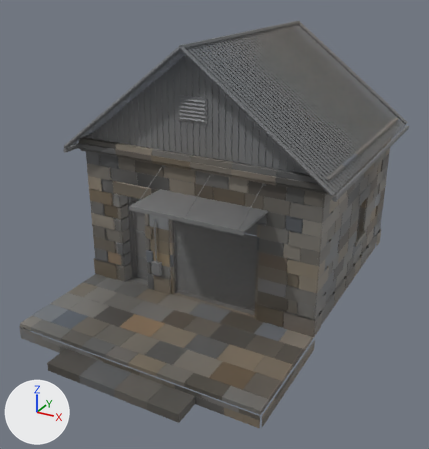
Before and after pictures for a commit that changed the glTF model unity/AthenHill/Assets/AthenHill/Art/WardShops/Models/FieldSupply_LOD1.glb.
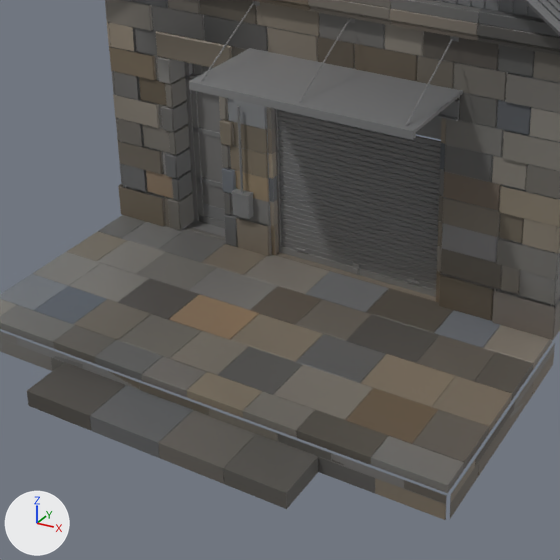
Each version is shown whole from a 50 mm lens placed at (8.27, -13.84, 10.15), pointed at (0.13, 0.95, 2.76), then close up on the part from 8% to 74% of the width and 37% to 100% of the height. Lighting does not change. The marker at lower left points along +X, +Y and +Z. The first two pictures are the older version. Vertices at exactly the same position are counted once.

Names of what the first close-up shows: 'FieldSupply_Masonry_LOD1', 'FieldSupply_Metal_LOD1', 'FieldSupply_Porch_LOD1', 'FieldSupply_Trim_LOD1' and 2 more.
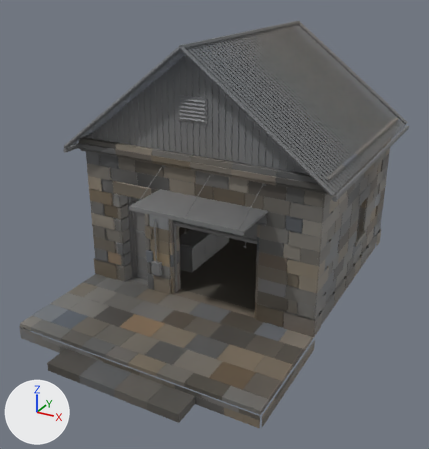
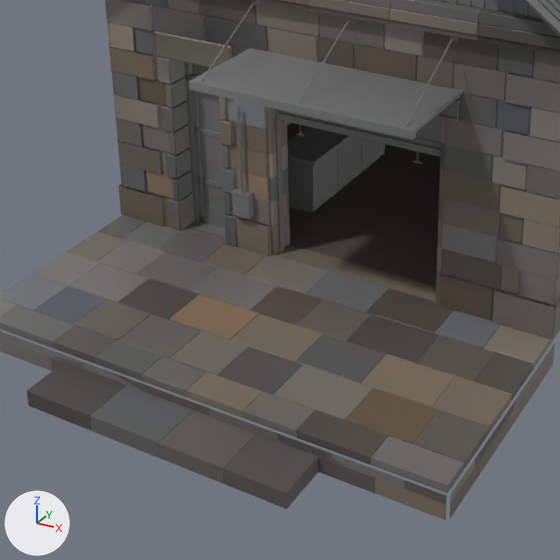
Boxes [x1, y1, x2, y2] around the edits, measured in the close-ups (560 x 560 px; the box of a moved part takes in the faces that stretch with it):
'FieldSupply_Metal_LOD1', reshaped: before [184, 0, 560, 297]; after [184, 0, 560, 272]
'FieldSupply_InteriorFloor_LOD1', added: after [287, 123, 440, 287]
'FieldSupply_InteriorMetal_LOD1', added: after [288, 2, 453, 213]
    faces in mat_ws_paintteal: [288, 137, 383, 207]
    faces in mat_vh_steel: [309, 135, 385, 212]
    faces in mat_vh_dark: [288, 158, 379, 213]
'FieldSupply_InteriorDeck_LOD1', added (mostly hidden): after [287, 0, 560, 165]
    faces in mat_ss_timber: [287, 127, 343, 165]
'FieldSupply_InteriorMasonry_LOD1', added (mostly hidden): after [266, 107, 291, 244]
    faces in mat_vh_ashlar: [266, 107, 290, 244]
part 1 of me_fieldsupply_metal_lod1, moved or reshaped: before [280, 246, 436, 297]; after [276, 112, 441, 157]
part 2 of me_fieldsupply_metal_lod1, deleted: before [277, 109, 441, 289]
part 3 of me_fieldsupply_metal_lod1, deleted: before [353, 263, 359, 275]

Diff of the bpy script that builds the scene:
```diff
--- a/unity/AthenHill/Assets/AthenHill/Art/WardShops/Models/FieldSupply_LOD1.glb.py
+++ b/unity/AthenHill/Assets/AthenHill/Art/WardShops/Models/FieldSupply_LOD1.glb.py
@@ mat_ss_enamel @@
+mat_ss_enamel = bpy.data.materials.new('SS_Enamel')
+# nodes: BsdfPrincipled, Mix, OutputMaterial, VertexColor
+# colours: white #e7e7e7, mixed with the vertex colours
@@ mat_vh_rubber @@
+mat_vh_rubber = bpy.data.materials.new('VH_Rubber')
+# nodes: BsdfPrincipled, Mix, OutputMaterial, VertexColor
+# colours: white #e7e7e7, mixed with the vertex colours
@@ mat_fs_medwhite @@
+mat_fs_medwhite = bpy.data.materials.new('FS_MedWhite')
+# nodes: BsdfPrincipled, Mix, OutputMaterial, VertexColor
+# colours: white #e7e7e7, mixed with the vertex colours
@@ mat_ws_paintochre @@
+mat_ws_paintochre = bpy.data.materials.new('WS_PaintOchre')
+# nodes: BsdfPrincipled, Mix, OutputMaterial, VertexColor
+# colours: white #e7e7e7, mixed with the vertex colours
@@ mat_ss_timber @@
+mat_ss_timber = bpy.data.materials.new('SS_Timber')
+# nodes: BsdfPrincipled, Mix, OutputMaterial, VertexColor
+# colours: white #e7e7e7, mixed with the vertex colours
@@ me_fieldsupply_metal_lod1 @@
-me_fieldsupply_metal_lod1.from_pydata(...)  # 2150 vertices, 3688 faces; spans x -4.37..4.37, y -1.6..7.52, z 0.5..8.26
+me_fieldsupply_metal_lod1.from_pydata(...)  # 1996 vertices, 3380 faces; spans x -4.37..4.37, y -1.6..7.52, z 0.5..8.26
+# me_fieldsupply_metal_lod1 part 1: the loose piece of 8 vertices spanning x -0.8..2.0, y 0.08..0.15, z 0.51..0.62 is moved by (0.0, 0.0, 2.36)
+# me_fieldsupply_metal_lod1 part 2: the loose piece of 176 vertices spanning x -0.8..2.0, y 0.1..0.14, z 0.62..3.09 is deleted
+# me_fieldsupply_metal_lod1 part 3: the loose piece of 8 vertices spanning x 0.55..0.65, y 0.06..0.08, z 0.52..0.7 is deleted
+# other edits to the shape of me_fieldsupply_metal_lod1 do not show in these pictures
 me_fieldsupply_metal_lod1.materials.append(mat_vh_doorsteel)
@@ me_fieldsupply_metal_lod1 @@
 me_fieldsupply_metal_lod1.materials.append(mat_ws_shutter)
-me_fieldsupply_metal_lod1.materials.append(mat_vh_brass)
 me_fieldsupply_metal_lod1.materials.append(mat_ws_paintteal)
@@ ob_fieldsupply_interiormetal_lod1 @@
+ob_fieldsupply_interiormetal_lod1 = bpy.data.objects.new('FieldSupply_InteriorMetal_LOD1', me_fieldsupply_interiormetal_lod1)  # 1576 vertices, 2578 faces; spans x -3.38..3.38, y 0.3..6.6, z 0.5..4.45
+ob_fieldsupply_interiormetal_lod1.location = (0.0, 0.0, 0.0)
@@ ob_fieldsupply_interiormasonry_lod1 @@
+ob_fieldsupply_interiormasonry_lod1 = bpy.data.objects.new('FieldSupply_InteriorMasonry_LOD1', me_fieldsupply_interiormasonry_lod1)  # 644 vertices, 1052 faces; spans x -3.42..3.42, y 0.34..6.52, z 0.5..4.45
+ob_fieldsupply_interiormasonry_lod1.location = (0.0, 0.0, 0.0)
@@ ob_fieldsupply_interiorfloor_lod1 @@
+ob_fieldsupply_interiorfloor_lod1 = bpy.data.objects.new('FieldSupply_InteriorFloor_LOD1', me_fieldsupply_interiorfloor_lod1)  # 32 vertices, 44 faces; spans x -3.44..3.44, y 0.34..6.54, z 0.38..0.51
+ob_fieldsupply_interiorfloor_lod1.location = (0.0, 0.0, 0.0)
@@ ob_fieldsupply_interiordeck_lod1 @@
+ob_fieldsupply_interiordeck_lod1 = bpy.data.objects.new('FieldSupply_InteriorDeck_LOD1', me_fieldsupply_interiordeck_lod1)  # 16 vertices, 22 faces; spans x -3.38..3.38, y 0.42..6.48, z 1.5..4.49
+ob_fieldsupply_interiordeck_lod1.location = (0.0, 0.0, 0.0)
```
